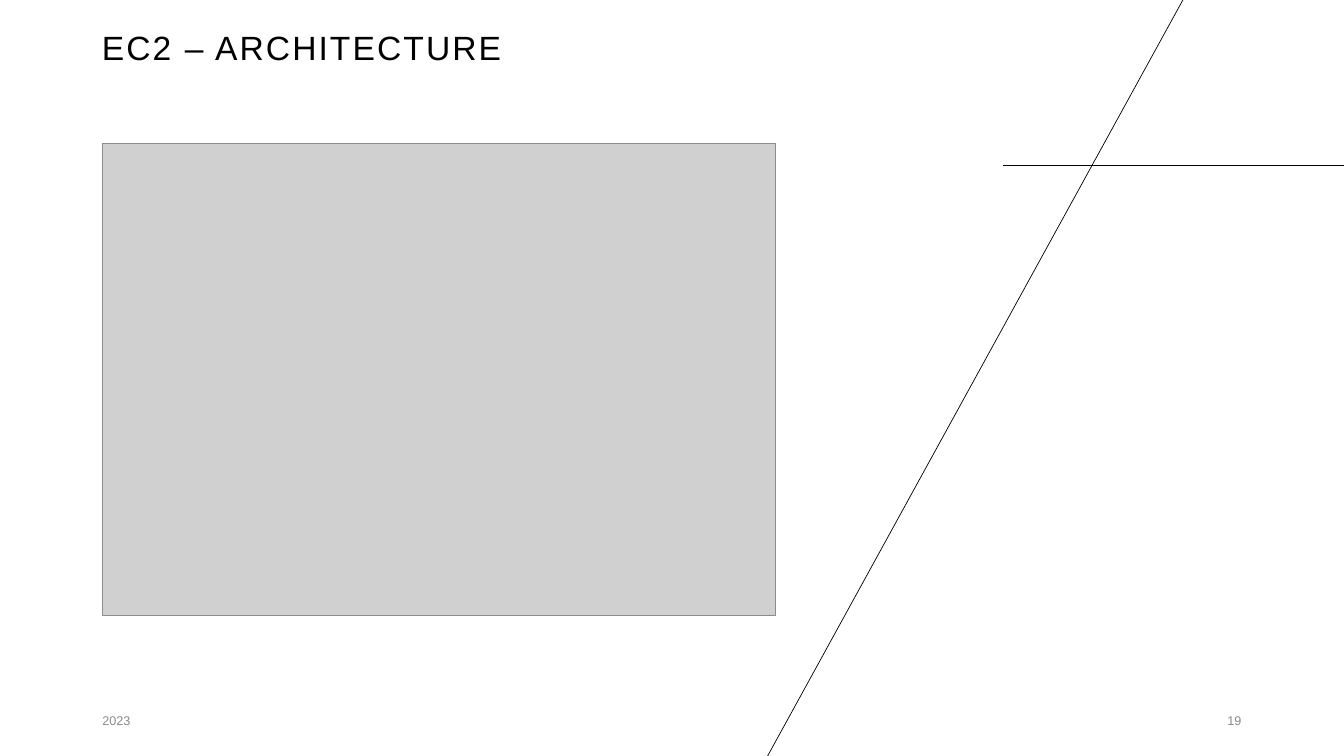
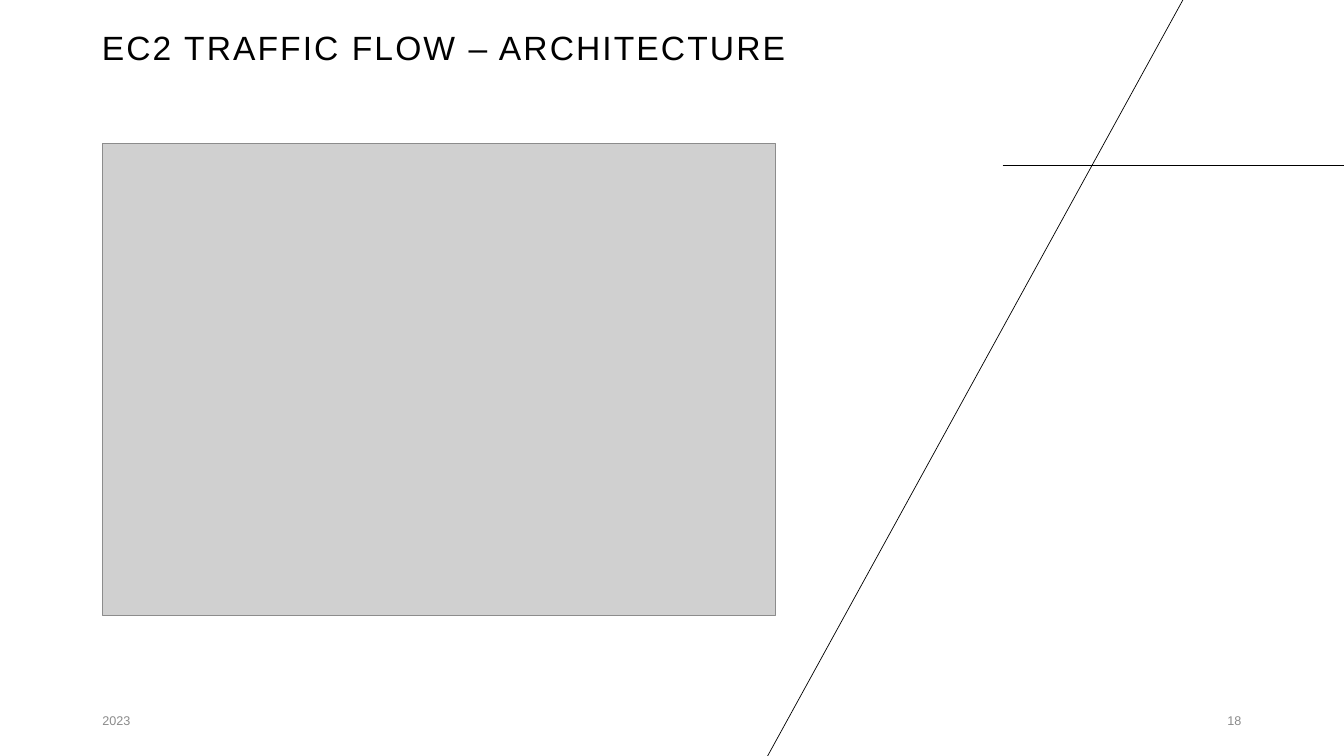
Before and after one commit to yashwant153/for_devops_sessions, a slide deck: slide 18 of cloud_learnings/cloud_learnings.pptx (slide 19 before the commit). Drawn at 1344x756 pixels with LibreOffice and Linux fonts; fonts in the diff are those of the drawing; grey boxes stand for pictures. Boxes give left, top, right and bottom in pixels: in the first picture for what was removed or moved away, otherwise in the second. Text is boxed around its words. In the diff, an @@ line names an element or a change of style, - is before the commit and + after.

```diff
--- a/cloud_learnings/cloud_learnings.pptx
+++ b/cloud_learnings/cloud_learnings.pptx
@@ title at bbox=[102, 36, 785, 61]: text changed @@
-EC2 – ARCHITECTURE
+EC2 TRAFFIC FLOW – ARCHITECTURE
```
Also in this commit, not shown: 2 other slides changed, 1 slide removed.
